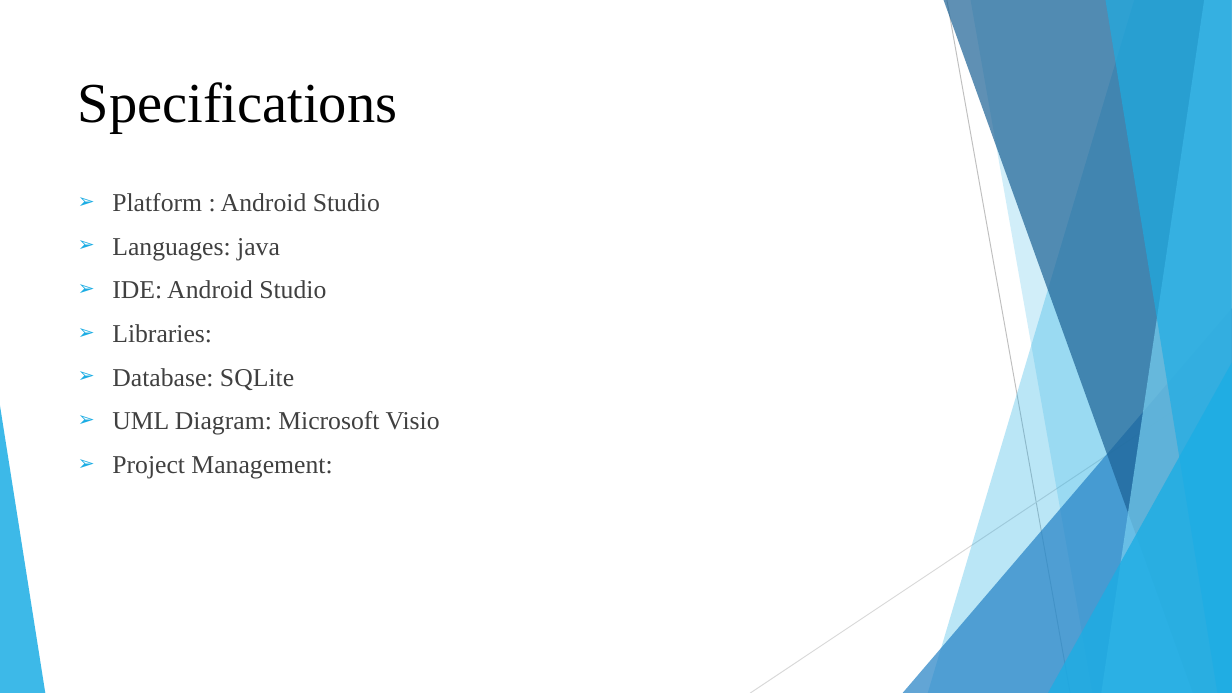
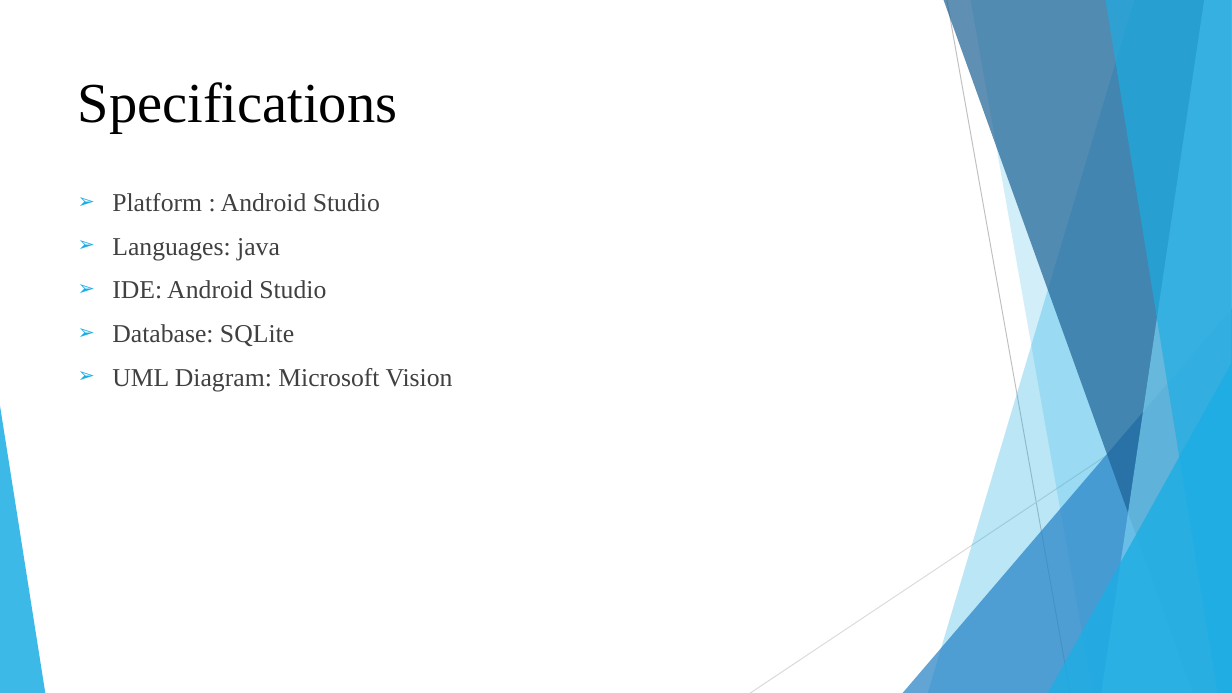
Before and after one commit to SCE-UMKC/ASESP16_RestaurantFinder_13, a slide deck: slide 3 of Project PPT/Restaurant Finder & Diet Planner.pptx. Drawn at 1232x693 pixels with LibreOffice and Linux fonts; fonts in the diff are those of the drawing. Boxes give left, top, right and bottom in pixels: in the first picture for what was removed or moved away, otherwise in the second. Text is boxed around its words. In the diff, an @@ line names an element or a change of style, - is before the commit and + after.

```diff
--- a/Project PPT/Restaurant Finder & Diet Planner.pptx
+++ b/Project PPT/Restaurant Finder & Diet Planner.pptx
@@ text at [112, 324, 212, 343]: paragraph removed @@
-➢ Libraries:
@@ text at [112, 368, 453, 391]: text changed @@
-➢ UML Diagram: Microsoft Visio
-➢ Project Management:
+➢ UML Diagram: Microsoft Vision
```
